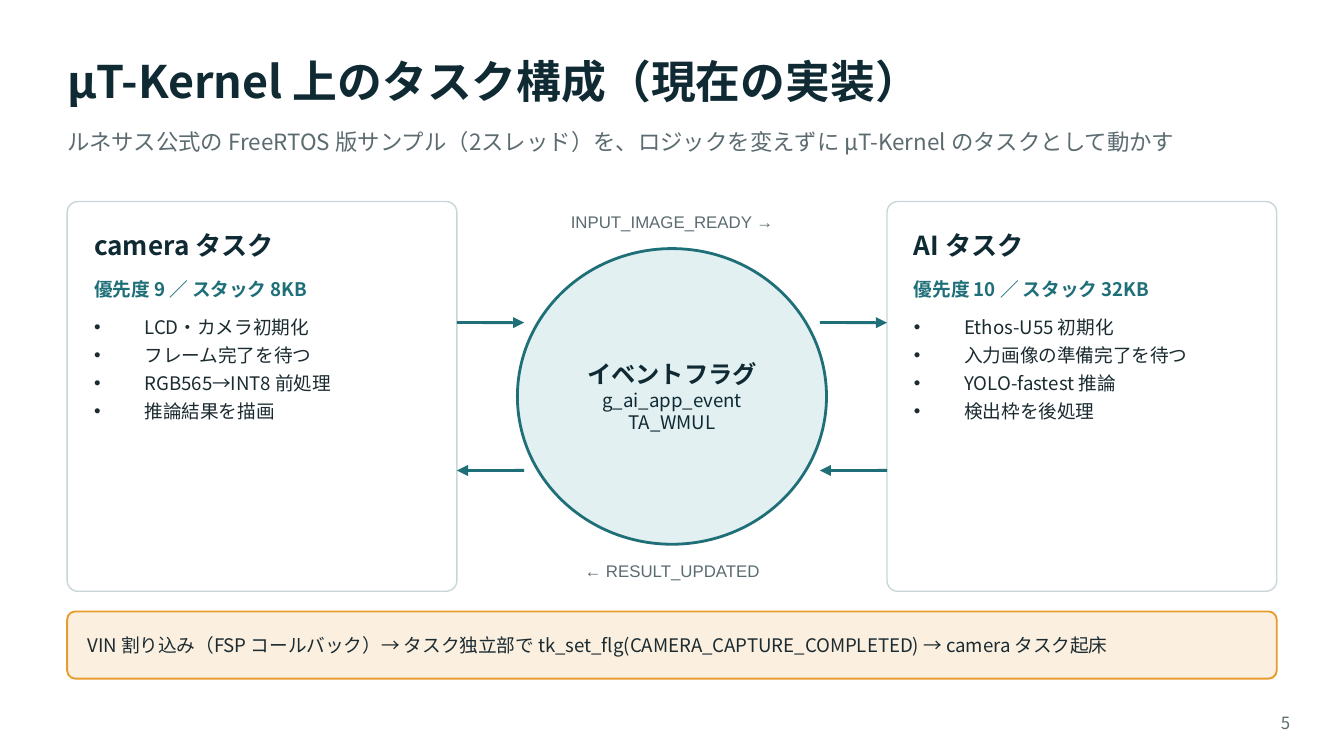
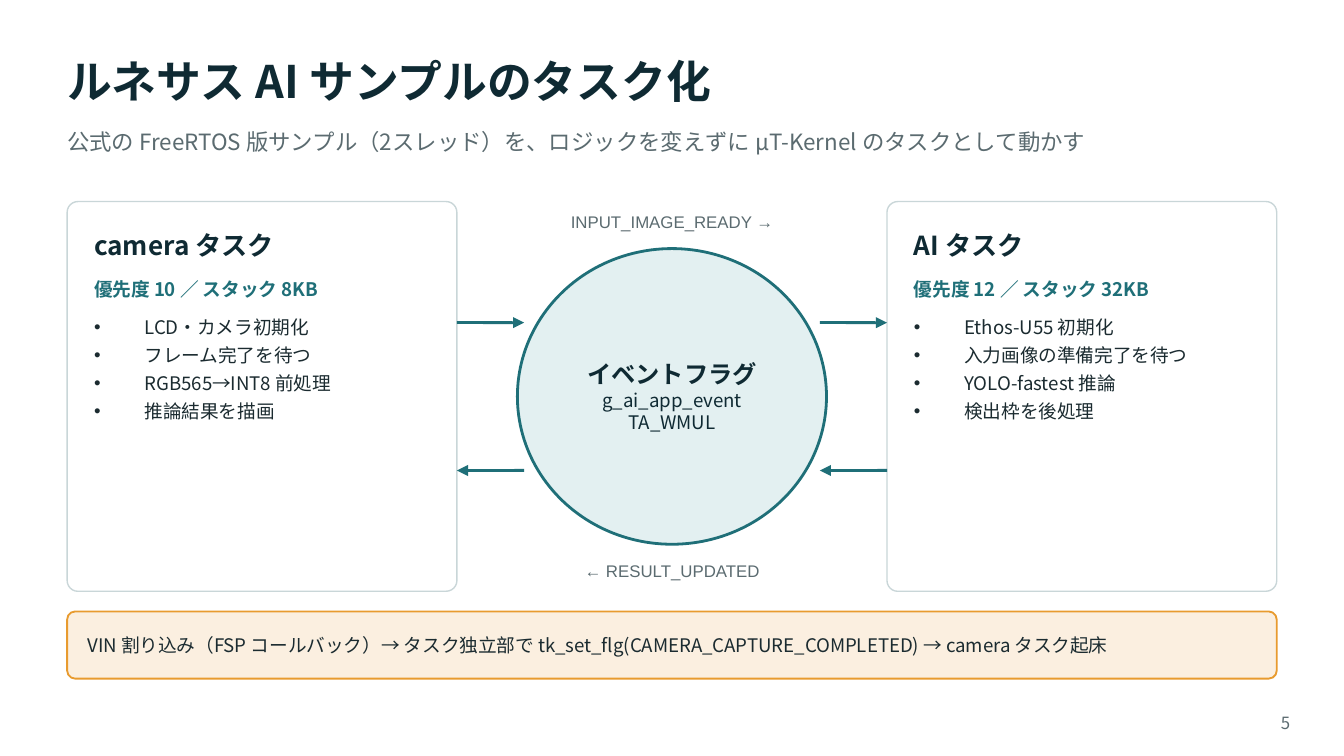
Before and after one commit to syouun/ek-ra8p1-blinky, a slide deck: slide 5 of docs/presentation.pptx. Drawn at 1344x756 pixels with LibreOffice and Linux fonts; fonts in the diff are those of the drawing. Boxes give left, top, right and bottom in pixels: in the first picture for what was removed or moved away, otherwise in the second. Text is boxed around its words. In the diff, an @@ line names an element or a change of style, - is before the commit and + after.

```diff
--- a/docs/presentation.pptx
+++ b/docs/presentation.pptx
@@ text at [67, 59, 711, 102]: text changed @@
-μT-Kernel 上のタスク構成（現在の実装）
+ルネサス AI サンプルのタスク化
@@ text at [67, 131, 1085, 155]: text changed @@
-ルネサス公式の FreeRTOS 版サンプル（2スレッド）を、ロジックを変えずに μT-Kernel のタスクとして動かす
+公式の FreeRTOS 版サンプル（2スレッド）を、ロジックを変えずに μT-Kernel のタスクとして動かす
@@ text at [94, 280, 318, 298]: text changed @@
-優先度 9 ／ スタック 8KB
+優先度 10 ／ スタック 8KB
@@ text at [914, 280, 1148, 298]: text changed @@
-優先度 10 ／ スタック 32KB
+優先度 12 ／ スタック 32KB
```
Also in this commit, not shown: 6 other slides changed, 1 slide added, 6 other files.
